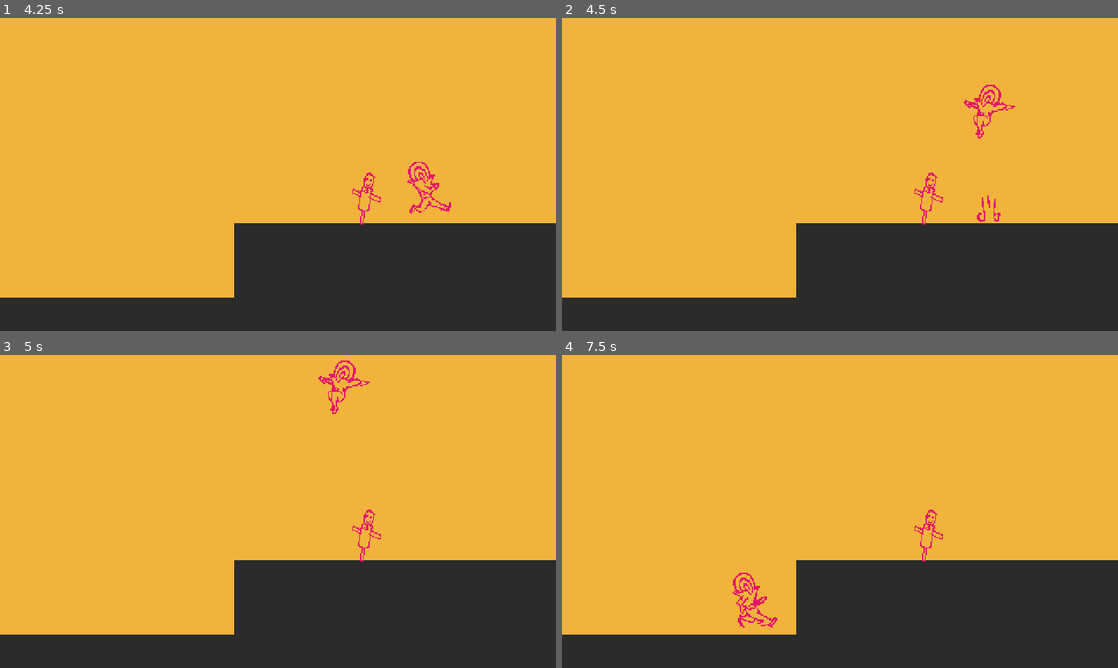
Above: before the commit, frames 1-4 (two rows, left to right).
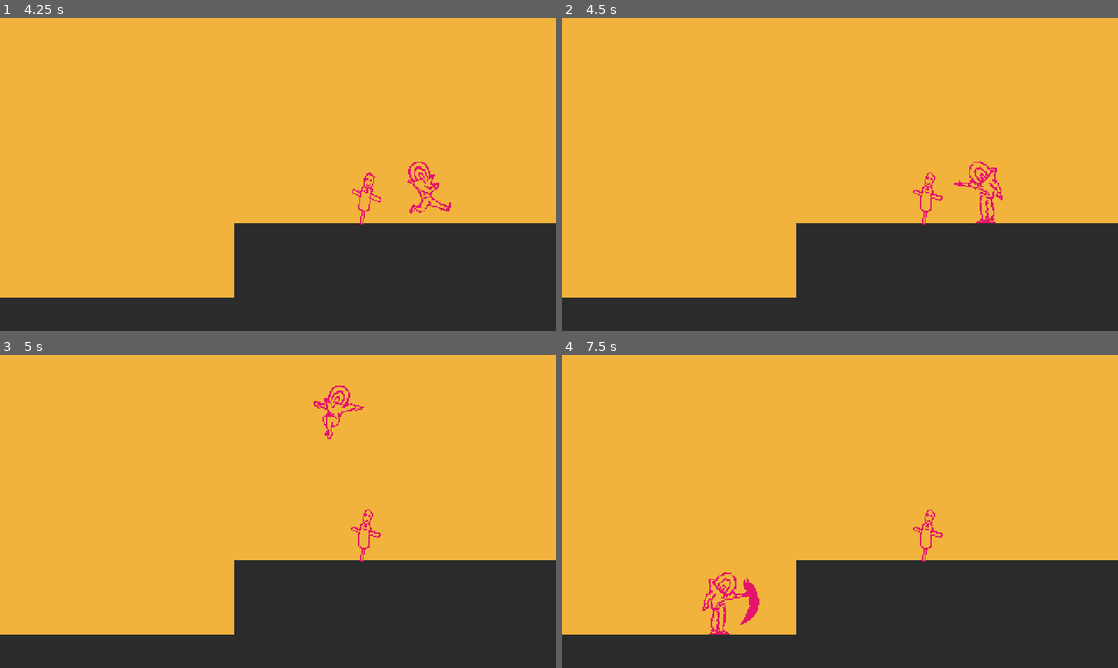
Above: after the commit, the same moments.

Repository: eyedoteye/Back-Attack
Game: Godot game, scene res://Scenes/Main.tscn
Two runs of this game, one before a commit and one after it. Both use one fixed random seed, a clock stepped at 60 frames per second and the inputs below.
Inputs:
- Up to frame 1 (4.25 s): tap Enter (ui_accept) at 0.5, 0.77, 1.52, 3.02, 3.77 s; hold Right (ui_right) 0.53-2.03 s; tap Tab (ui_focus_next) every 0.75 s from 0.6 to 3.6 s; hold Left (ui_left) 2.03-2.78 s; hold Right (ui_right) from 2.78 s (still down)
- Up to frame 2 (4.5 s): release Right (ui_right) at 4.28 s; hold Left (ui_left) from 4.28 s (still down); tap Tab (ui_focus_next) at 4.35 s
- Up to frame 3 (5 s): keep holding Left (ui_left); tap Enter (ui_accept) at 4.52 s
- Up to frame 4 (7.5 s): release Left (ui_left) at 5.03 s; hold Right (ui_right) 5.03-5.78 s; tap Tab (ui_focus_next) every 0.75 s from 5.1 to 7.35 s; hold Left (ui_left) 5.78-7.28 s; tap Enter (ui_accept) at 6.02, 6.77 s; hold Right (ui_right) from 7.28 s (still down)

Frame 1 is identical in both runs. In frame 2, 0.8% of the frame differs, in the area x 63-82%, y 21-66%; in frame 3, 0.6%; in frame 4, 0.9%, in the area x 25-69%, y 49-90%.

Commit message:
Add Rudimentary Skill Queue

Diff:
--- a/Scenes/hero.gd
+++ b/Scenes/hero.gd
@@ -25,12 +25,29 @@
 onready var superJumpBase_position = $SuperJumpBase.position
 var superJumpBase_height = 18
 var _scene_superJump = preload("res://Scenes/SuperJump.tscn")
+
+class SkillQueue:
+	var skills = ["","",""]
+	var size = 0
+	func fill(skill1, skill2, skill3):
+		skills = [skill1, skill2, skill3]
+		size = 3
+	func pop() -> String:
+		if size > 0:
+			var s = skills[size - 1]
+			size = size - 1
+			return s
+		return "Slash"
+	func isEmpty() -> bool:
+		return size == 0
+var skillQueue = SkillQueue.new()
 # Called when the node enters the scene tree for the first time.
 func _ready() -> void:
 	$KunaiBase.queue_free()
 	pass # Replace with function body.
 
 func useSlash() -> void:
+	velocity.x = 0
 	_skillSlash.visible = true
 	$Slash/CollisionShape2D.disabled = false
 
@@ -56,6 +73,7 @@
 	changeStateTo("Jump")
 
 func useKunai() -> void:
+	velocity.x = 0
 	var newKunai = _scene_kunai.instance()
 	newKunai.direction = -flipped
 	if flipped == 1:
@@ -78,8 +96,9 @@
 
 func processUseInput() -> void:
 	if Input.is_action_just_pressed("ui_focus_next"):
-		velocity.x = 0
-		changeStateTo("SuperJump")
+		if skillQueue.isEmpty():
+			skillQueue.fill("Slash", "SuperJump", "Kunai")
+		changeStateTo(skillQueue.pop())
 
 func processFalling() -> bool:
 	if velocity.y != 0:
--- a/Scenes/hero.tscn
+++ b/Scenes/hero.tscn
@@ -53,6 +53,39 @@
 "transitions": PoolRealArray( 1 ),
 "update": 1,
 "values": [ 18 ]
+}
+
+[sub_resource type="Animation" id=26]
+resource_name = "Kunai"
+step = 0.01
+tracks/0/type = "value"
+tracks/0/path = NodePath("Sprite:frame")
+tracks/0/interp = 1
+tracks/0/loop_wrap = true
+tracks/0/imported = false
+tracks/0/enabled = true
+tracks/0/keys = {
+"times": PoolRealArray( 0 ),
+"transitions": PoolRealArray( 1 ),
+"update": 1,
+"values": [ 24 ]
+}
+tracks/1/type = "method"
+tracks/1/path = NodePath(".")
+tracks/1/interp = 1
+tracks/1/loop_wrap = true
+tracks/1/imported = false
+tracks/1/enabled = true
+tracks/1/keys = {
+"times": PoolRealArray( 0, 0.12 ),
+"transitions": PoolRealArray( 1, 1 ),
+"values": [ {
+"args": [  ],
+"method": "useKunai"
+}, {
+"args": [ "Idle" ],
+"method": "changeStateTo"
+} ]
 }
 
 [sub_resource type="Animation" id=13]
@@ -157,45 +190,15 @@
 } ]
 }
 
-[sub_resource type="Animation" id=26]
-resource_name = "Throw"
-step = 0.01
-tracks/0/type = "value"
-tracks/0/path = NodePath("Sprite:frame")
-tracks/0/interp = 1
-tracks/0/loop_wrap = true
-tracks/0/imported = false
-tracks/0/enabled = true
-tracks/0/keys = {
-"times": PoolRealArray( 0 ),
-"transitions": PoolRealArray( 1 ),
-"update": 1,
-"values": [ 24 ]
-}
-tracks/1/type = "method"
-tracks/1/path = NodePath(".")
-tracks/1/interp = 1
-tracks/1/loop_wrap = true
-tracks/1/imported = false
-tracks/1/enabled = true
-tracks/1/keys = {
-"times": PoolRealArray( 0, 0.12 ),
-"transitions": PoolRealArray( 1, 1 ),
-"values": [ {
-"args": [  ],
-"method": "useKunai"
-}, {
-"args": [ "Idle" ],
-"method": "changeStateTo"
-} ]
-}
-
 [sub_resource type="AnimationNodeAnimation" id=5]
 animation = "Idle"
 
 [sub_resource type="AnimationNodeAnimation" id=15]
 animation = "Jump"
 
+[sub_resource type="AnimationNodeAnimation" id=27]
+animation = "Kunai"
+
 [sub_resource type="AnimationNodeAnimation" id=6]
 animation = "Run"
 
@@ -204,9 +207,6 @@
 
 [sub_resource type="AnimationNodeAnimation" id=31]
 animation = "SuperJump"
-
-[sub_resource type="AnimationNodeAnimation" id=27]
-animation = "Throw"
 
 [sub_resource type="AnimationNodeStateMachineTransition" id=7]
 
@@ -243,15 +243,15 @@
 states/Idle/position = Vector2( 262, 22 )
 states/Jump/node = SubResource( 15 )
 states/Jump/position = Vector2( 514, 162 )
+states/Kunai/node = SubResource( 27 )
+states/Kunai/position = Vector2( 241, -146 )
 states/Run/node = SubResource( 6 )
 states/Run/position = Vector2( 404, 15 )
 states/Slash/node = SubResource( 20 )
 states/Slash/position = Vector2( 461, -146 )
 states/SuperJump/node = SubResource( 31 )
 states/SuperJump/position = Vector2( 262, 162 )
-states/Throw/node = SubResource( 27 )
-states/Throw/position = Vector2( 241, -146 )
-transitions = [ "Idle", "Run", SubResource( 7 ), "Run", "Idle", SubResource( 8 ), "Run", "Jump", SubResource( 16 ), "Jump", "Run", SubResource( 17 ), "Jump", "Idle", SubResource( 18 ), "Idle", "Jump", SubResource( 19 ), "Idle", "Slash", SubResource( 21 ), "Slash", "Idle", SubResource( 22 ), "Idle", "Throw", SubResource( 28 ), "Throw", "Idle", SubResource( 29 ), "Idle", "SuperJump", SubResource( 32 ), "SuperJump", "Jump", SubResource( 33 ), "Run", "Slash", SubResource( 34 ), "Run", "SuperJump", SubResource( 35 ), "Run", "Throw", SubResource( 36 ) ]
+transitions = [ "Idle", "Run", SubResource( 7 ), "Run", "Idle", SubResource( 8 ), "Run", "Jump", SubResource( 16 ), "Jump", "Run", SubResource( 17 ), "Jump", "Idle", SubResource( 18 ), "Idle", "Jump", SubResource( 19 ), "Idle", "Slash", SubResource( 21 ), "Slash", "Idle", SubResource( 22 ), "Idle", "Kunai", SubResource( 28 ), "Kunai", "Idle", SubResource( 29 ), "Idle", "SuperJump", SubResource( 32 ), "SuperJump", "Jump", SubResource( 33 ), "Run", "Slash", SubResource( 34 ), "Run", "SuperJump", SubResource( 35 ), "Run", "Kunai", SubResource( 36 ) ]
 start_node = "Idle"
 graph_offset = Vector2( -17, -219 )
 
@@ -281,11 +281,11 @@
 anims/Idle = SubResource( 2 )
 anims/Jump = SubResource( 11 )
 "anims/Jump Throw" = SubResource( 12 )
+anims/Kunai = SubResource( 26 )
 anims/RESET = SubResource( 13 )
 anims/Run = SubResource( 4 )
 anims/Slash = SubResource( 14 )
 anims/SuperJump = SubResource( 30 )
-anims/Throw = SubResource( 26 )
 
 [node name="AnimationTree" type="AnimationTree" parent="."]
 tree_root = SubResource( 9 )
